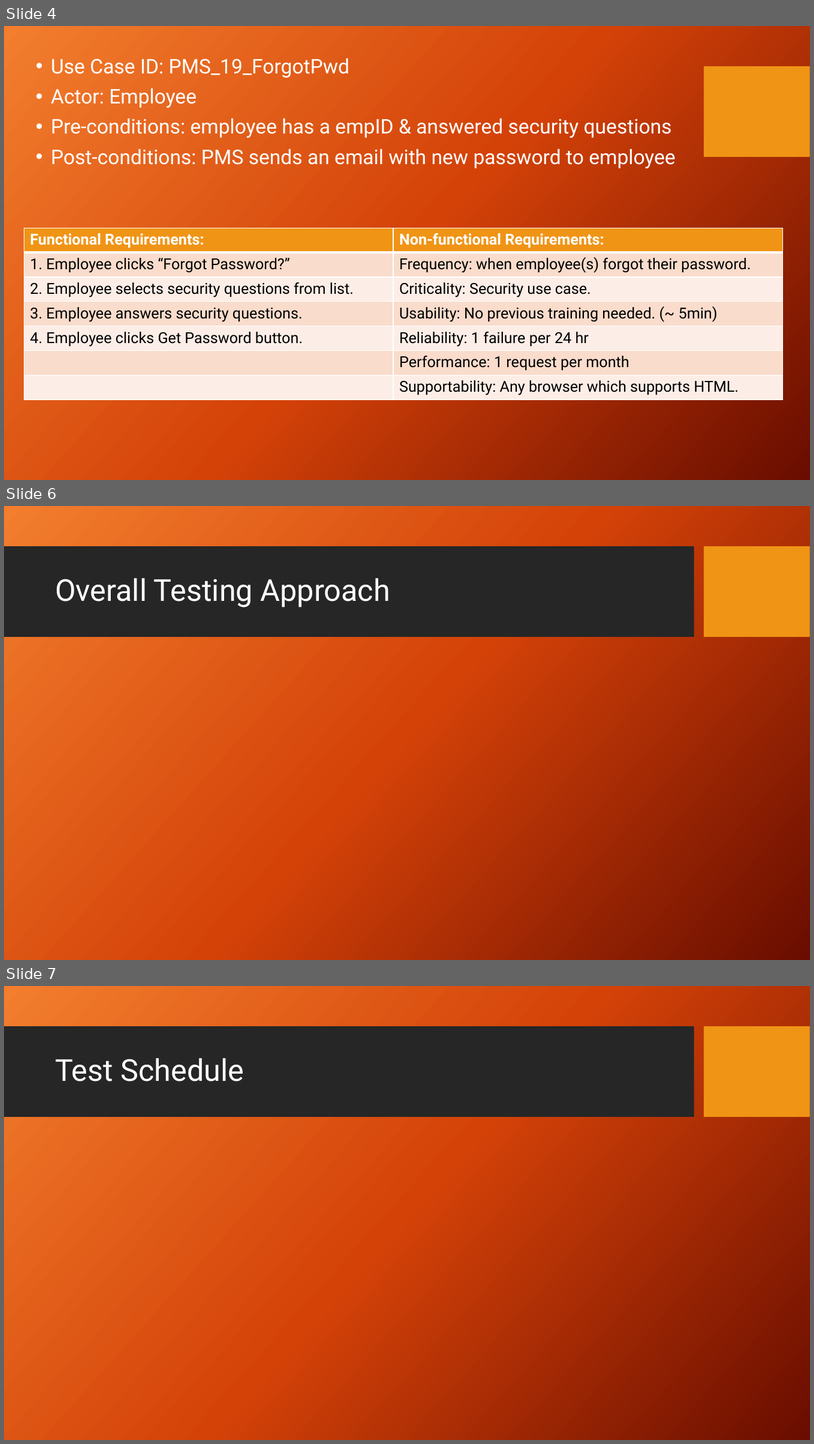
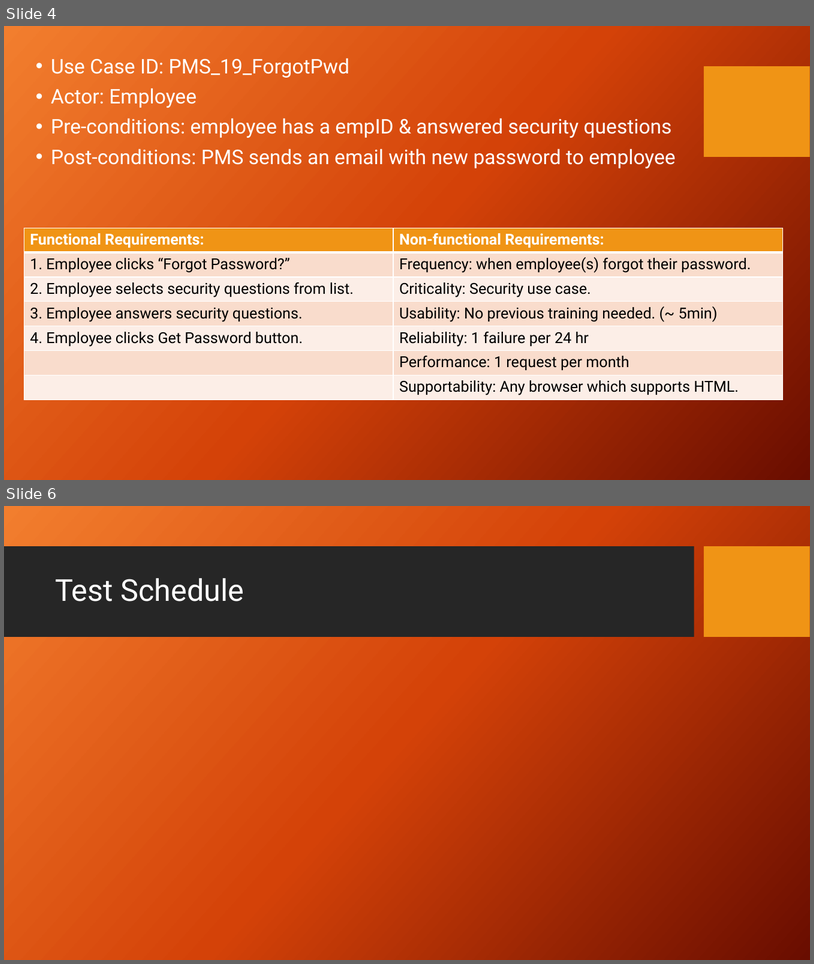
Before and after one commit to zzzzakhar/CEN4072-Team-1, a slide deck: Presentation1.pptx. Shown one above the other, each under a label of ours: slides 4, 6 and 7 before the commit, slides 4 and 6 after it; the slides between them are not shown. The pictures are 814x1444 and 814x964 pixels, drawn with LibreOffice and Linux fonts; fonts in the diff are those of the drawing; background and template pictures are left out. Boxes give left, top, right and bottom in pixels: in the first picture for what was removed or moved away, otherwise in the second. Text is boxed around its words. In the diff, an @@ line names an element or a change of style, - is before the commit and + after.

```diff
--- a/Presentation1.pptx
+++ b/Presentation1.pptx
@@ slide 6 removed at <box>4,506,810,960</box>, background picture (left out); not listed: 2 template elements that a slide beside it also shows @@
@@ title removed at <box>55,578,390,607</box> @@
-Overall Testing Approach
@@ what was slide 7 is now slide 6 @@
```
Also in this commit, not shown: 5 slides changed, 3 slides added, 1 other slide removed.
